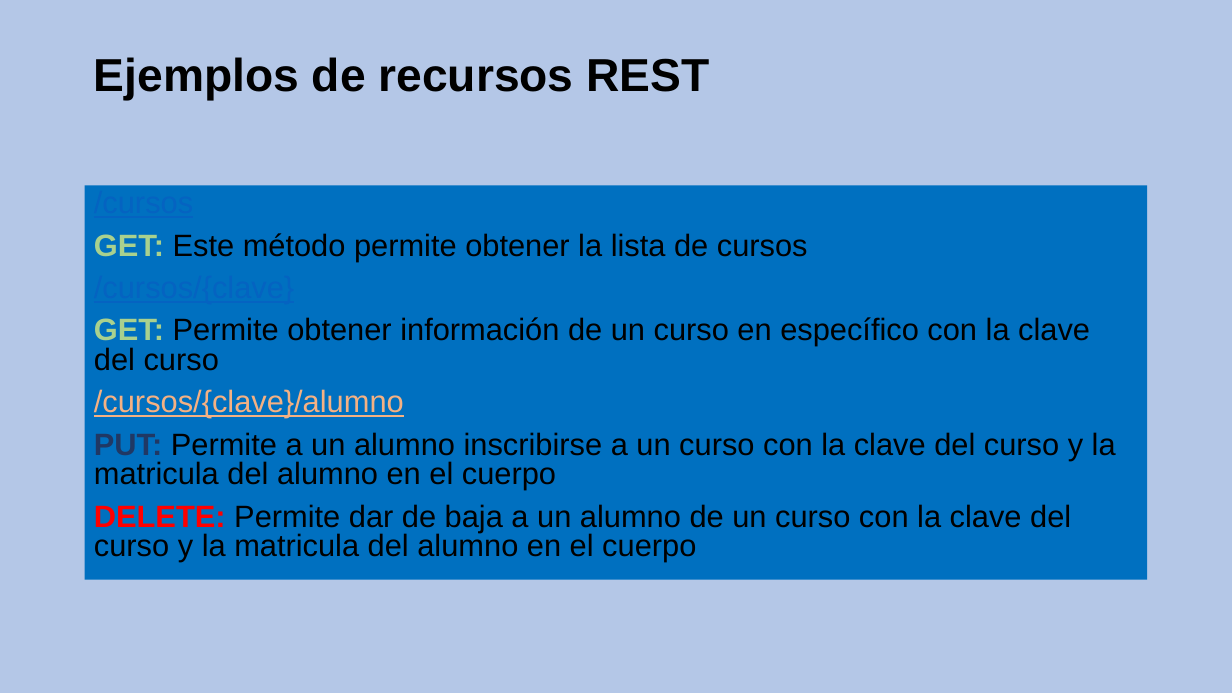
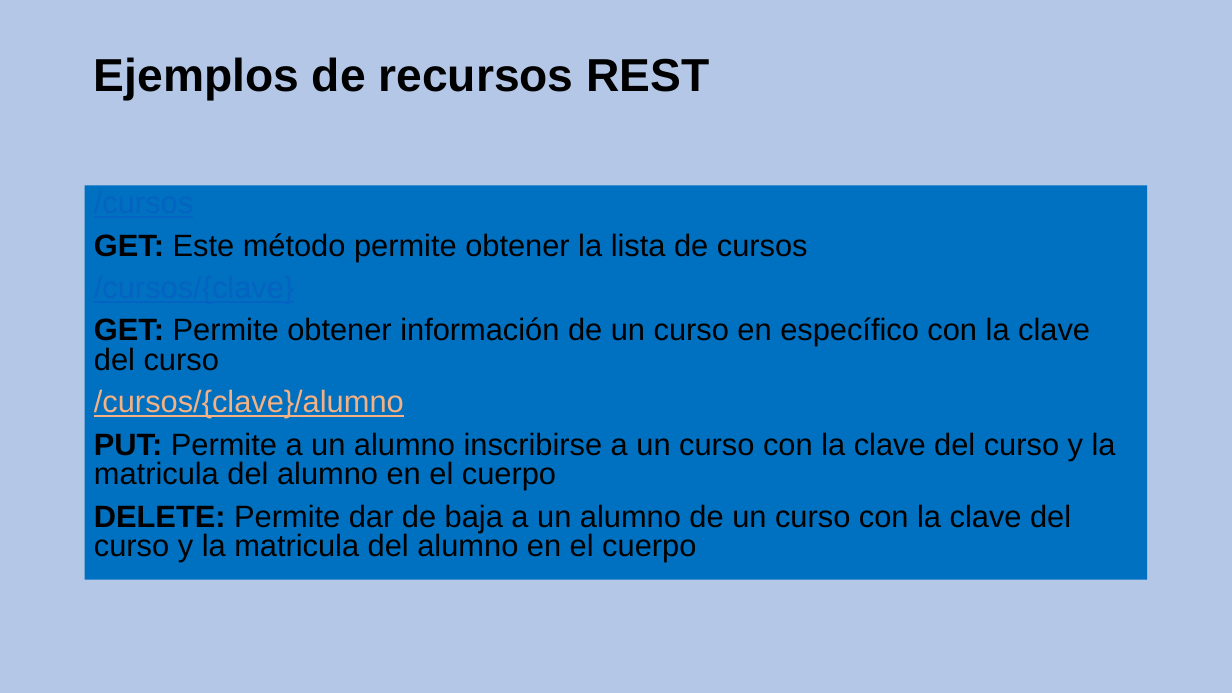
Before and after one commit to CesarFlick/shule-server-repositorio, a slide deck: slide 8 of INSTITUTO POLITÉCNICO NACIONAL.pptx. Drawn at 1232x693 pixels with LibreOffice and Linux fonts; fonts in the diff are those of the drawing. Boxes give left, top, right and bottom in pixels: in the first picture for what was removed or moved away, otherwise in the second. Text is boxed around its words. In the diff, an @@ line names an element or a change of style, - is before the commit and + after.

Commit message:
Actualización tabla de cursos en Alumnos

```diff
--- a/INSTITUTO POLITÉCNICO NACIONAL.pptx
+++ b/INSTITUTO POLITÉCNICO NACIONAL.pptx
@@ text at [94, 233, 1116, 562]: text colour #A9D18E to #000000 in "GET:", "GET:"; text colour #203864 to #000000 in "PUT:"; text colour #FF0000 to #000000 in "DELETE:" @@
```
Also in this commit, not shown: 9 other slides changed, 2 slides added, 7 other files.
